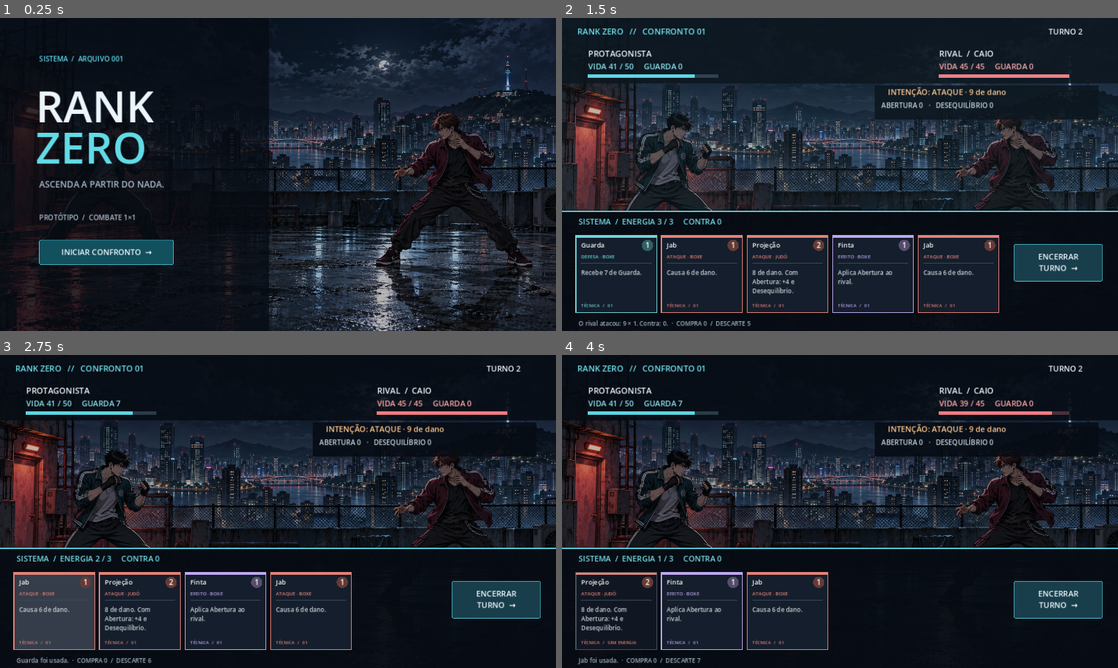
Above: before the commit, frames 1-4 (two rows, left to right).
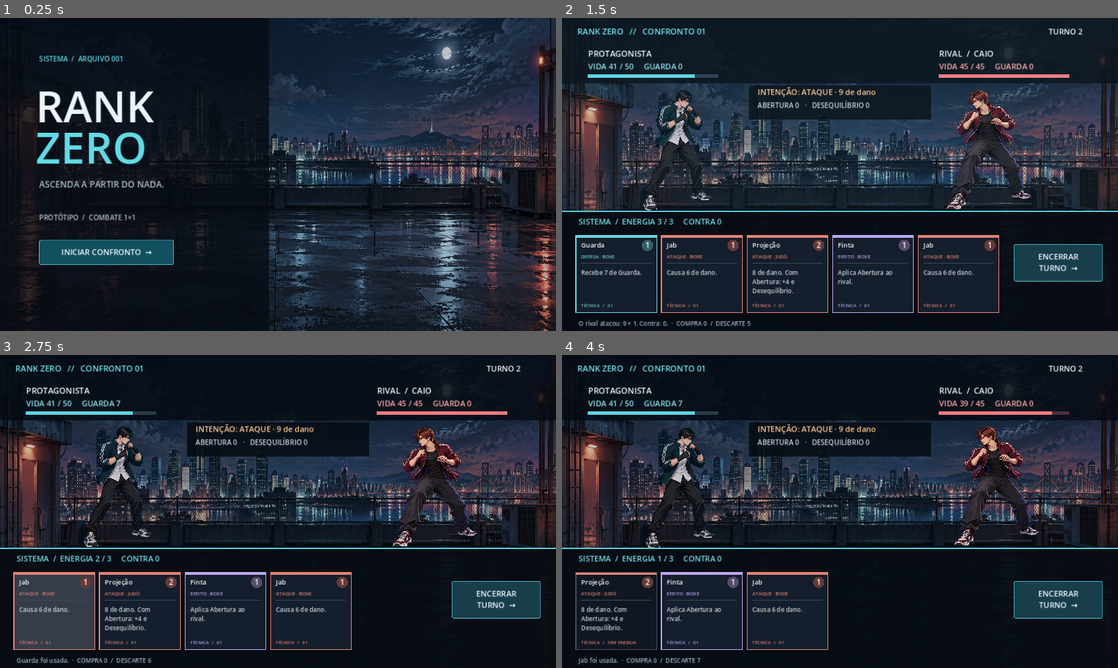
Above: after the commit, the same moments.

Repository: Georlan/rank-zero
Game: Godot game, scene res://scenes/main.tscn
Same seed, same stepped clock (60 frames per second), same inputs: the game is played once before the commit and once after it.
Inputs (mouse positions are in pixels of both pictures, inside the frame that each line leads up to):
- Up to frame 1 (0.25 s): no input
- Up to frame 2 (1.5 s): click "INICIAR CONFRONTO →" at 0.5 s; click "ENCERRAR TURNO →" at 1.25 s
- Up to frame 3 (2.75 s): move the mouse to (55, 611) at 2.02 s; click (55, 611) at 2.17 s
- Up to frame 4 (4 s): click (617, 611) at 2.92 s; click (617, 611) at 3.67 s

The runs differ from the first frame. In frame 1, 26% of the frame differs, in the area x 0-100%, y 0-100%; in frame 2, 22%; in frame 3, 23%; in frame 4, 23%.

Commit message:
Separate fighter artwork and animate combat feedback

Diff:
--- a/scripts/main.gd
+++ b/scripts/main.gd
@@ -2,11 +2,18 @@
 const Combat = preload("res://scripts/combat.gd")
 const Cards = preload("res://data/cards.gd")
 const CardView = preload("res://scripts/card_view.gd")
-const Rooftop = preload("res://assets/art/rooftop_duel.png")
+const Rooftop = preload("res://assets/art/rooftop_empty.png")
+const Hero = preload("res://assets/art/fighter_protagonist.png")
+const Rival = preload("res://assets/art/fighter_caio.png")
 var battle = Combat.new()
 var screen := "title"
 var buttons: Array[Control] = []
 var flash := 0.0
+var hero_shift := 0.0
+var rival_shift := 0.0
+var elapsed := 0.0
+var hero_tween: Tween
+var rival_tween: Tween
 func _ready() -> void:
  set_anchors_and_offsets_preset(Control.PRESET_FULL_RECT)
  _show_title()
@@ -31,7 +38,7 @@
  _button("INICIAR CONFRONTO  →", Vector2(90, 510), Vector2(310, 58), _start, Color("13505d"))
  queue_redraw()
 func _start() -> void:
- battle.start(randi()); screen = "battle"; _refresh()
+ battle.start(randi()); screen = "battle"; hero_shift = 0; rival_shift = 0; _refresh()
 func _refresh() -> void:
  _clear_buttons()
  if battle.result != "":
@@ -49,30 +56,46 @@
   _button("ENCERRAR\nTURNO  →", Vector2(1040, 520), Vector2(205, 86), _end_turn, Color("193e4b"))
  queue_redraw()
 func _play(index: int) -> void:
+ if index < 0 or index >= battle.hand.size(): return
+ var effect: String = Cards.ALL[battle.hand[index]].effect
  if battle.play(index):
+  if effect in ["damage", "throw"]:
+   _move_fighter(true, 35.0)
+   _move_fighter(false, 12.0)
+  elif effect in ["guard", "counter"]:
+   _move_fighter(true, -9.0)
+  else:
+   _move_fighter(true, 14.0)
   _pulse(); _refresh()
 func _end_turn() -> void:
- battle.end_turn(); _pulse(); _refresh()
+ var offensive: bool = battle.intent.get("kind", "") != "guard"
+ battle.end_turn()
+ if offensive:
+  _move_fighter(false, -35.0)
+  _move_fighter(true, -12.0)
+ else:
+  _move_fighter(false, 9.0)
+ _pulse(); _refresh()
+func _move_fighter(hero: bool, distance: float) -> void:
+ # Pure presentation: combat is already resolved and never waits for animation.
+ if hero and is_instance_valid(hero_tween): hero_tween.kill()
+ if not hero and is_instance_valid(rival_tween): rival_tween.kill()
+ var tween = create_tween()
+ if hero: hero_tween = tween
+ else: rival_tween = tween
+ var property = "hero_shift" if hero else "rival_shift"
+ tween.tween_property(self, property, distance, 0.10).set_trans(Tween.TRANS_QUAD).set_ease(Tween.EASE_OUT)
+ tween.tween_property(self, property, 0.0, 0.24).set_trans(Tween.TRANS_QUAD).set_ease(Tween.EASE_OUT)
 func _pulse() -> void:
  flash = 0.55
  var tween = create_tween()
  tween.tween_property(self, "flash", 0.0, 0.3)
  tween.tween_callback(queue_redraw)
-func _process(_delta: float) -> void:
- if flash > 0.0: queue_redraw()
+func _process(delta: float) -> void:
+ elapsed += delta
+ if screen == "battle": queue_redraw()
 func _text(value: String, x: float, y: float, size: int, color: Color = Color("ecf5fa")) -> void:
  draw_string(ThemeDB.fallback_font, Vector2(x,y), value, HORIZONTAL_ALIGNMENT_LEFT, -1, size, color)
-func _fighter(x: float, y: float, rival: bool) -> void:
- var skin = Color("d2a184") if not rival else Color("bc856d")
- var coat = Color("173b50") if not rival else Color("4d2836")
- draw_circle(Vector2(x,y-140), 35, skin)
- draw_colored_polygon(PackedVector2Array([Vector2(x-36,y-155), Vector2(x-23,y-185), Vector2(x+18,y-184), Vector2(x+38,y-151), Vector2(x+10,y-162), Vector2(x-12,y-155)]), Color("141927"))
- draw_colored_polygon(PackedVector2Array([Vector2(x-55,y-100), Vector2(x+48,y-100), Vector2(x+65,y+30), Vector2(x-62,y+30)]), coat)
- draw_line(Vector2(x-42,y-87), Vector2(x-95,y-25), skin, 18)
- draw_line(Vector2(x+38,y-86), Vector2(x+88,y-55), skin, 18)
- draw_circle(Vector2(x-95,y-25), 12, Color("e9e2d5")); draw_circle(Vector2(x+88,y-55), 12, Color("e9e2d5"))
- draw_line(Vector2(x-30,y+25), Vector2(x-43,y+105), Color("151d2b"), 22)
- draw_line(Vector2(x+25,y+25), Vector2(x+42,y+105), Color("151d2b"), 22)
 func _draw() -> void:
  draw_texture_rect(Rooftop, Rect2(0,0,1280,720), false)
  draw_rect(Rect2(0,0,1280,720), Color(0.02,0.04,0.08,0.24))
@@ -84,10 +107,14 @@
   _text("ASCENDA A PARTIR DO NADA.", 90, 390, 20, Color("aabcc9"))
   _text("PROTÓTIPO  /  COMBATE 1×1", 90, 465, 16, Color("aabcc9"))
   return
+ # Independent transparent character layers; subtle idle sway and action offsets.
+ var idle = sin(elapsed * 2.1) * 2.0
+ draw_texture_rect(Hero, Rect2(155 + hero_shift, 163 + idle, 232, 283), false)
+ draw_texture_rect(Rival, Rect2(880 + rival_shift, 163 - idle, 232, 283), false)
  draw_rect(Rect2(0,0,1280,150), Color(0.025,0.045,0.075,0.85))
  draw_rect(Rect2(0,445,1280,275), Color(0.025,0.045,0.075,0.96))
  draw_line(Vector2(0,445), Vector2(1280,445), Color("54c8d6"), 2)
- draw_rect(Rect2(720,155,515,78), Color(0.025,0.045,0.075,0.87))
+ draw_rect(Rect2(430,155,420,78), Color(0.025,0.045,0.075,0.87))
  _text("RANK ZERO   //   CONFRONTO 01", 35, 38, 19, Color("6ee2ed"))
  _text("TURNO %d" % battle.turn, 1120, 38, 18)
  _text("PROTAGONISTA", 60, 89, 19)
@@ -96,8 +123,8 @@
  _text("VIDA %d / 45     GUARDA %d" % [battle.enemy_hp, battle.enemy_guard], 868, 118, 18, Color("ffa5a5"))
  draw_rect(Rect2(60,130,300,7), Color("283b49")); draw_rect(Rect2(60,130,300.0*battle.hp/50,7), Color("5bd6e2"))
  draw_rect(Rect2(868,130,300,7), Color("49303a")); draw_rect(Rect2(868,130,300.0*battle.enemy_hp/45,7), Color("f17b81"))
- _text("INTENÇÃO: " + battle.intent.label, 750, 177, 18, Color("ffc78d"))
- _text("ABERTURA %d   ·   DESEQUILÍBRIO %d" % [battle.opening, battle.off_balance], 735, 207, 16, Color("c7d5df"))
+ _text("INTENÇÃO: " + battle.intent.label, 450, 177, 18, Color("ffc78d"))
+ _text("ABERTURA %d   ·   DESEQUILÍBRIO %d" % [battle.opening, battle.off_balance], 450, 207, 16, Color("c7d5df"))
  _text("SISTEMA  /  ENERGIA %d / 3     CONTRA %d" % [battle.energy, battle.counter], 38, 475, 18, Color("73dce7"))
  _text("%s  ·  COMPRA %d  /  DESCARTE %d" % [battle.log, battle.deck.size(), battle.discard.size()], 38, 708, 14, Color("9db1bf"))
  if flash > 0: draw_rect(Rect2(0,0,1280,440), Color(0.5,0.9,1.0,flash * 0.2))
--- /dev/null
+++ b/tests/presentation_test.gd
@@ -0,0 +1,18 @@
+extends SceneTree
+func _initialize(): call_deferred("run")
+func run():
+ var scene = load("res://scenes/main.tscn").instantiate()
+ root.add_child(scene)
+ await process_frame
+ scene._start()
+ scene.battle.hand = ["jab"]; scene.battle.energy = 3
+ scene._play(0)
+ var resolved = scene.battle.enemy_hp == 39
+ await process_frame
+ var moved = scene.hero_tween.is_running() and scene.rival_tween.is_running()
+ await create_timer(0.45).timeout
+ var returned = abs(scene.hero_shift) < 0.1 and abs(scene.rival_shift) < 0.1
+ print("resolvido=", resolved, " moveu=", moved, " voltou=", returned, " deslocamentos=", scene.hero_shift, ",", scene.rival_shift)
+ var ok = resolved and moved and returned
+ print("APRESENTAÇÃO: ", "OK" if ok else "FALHOU")
+ quit(0 if ok else 1)
Binary file added: assets/art/fighter_caio.png
Not shown, added: assets/art/fighter_caio.png.import
Binary file added: assets/art/fighter_protagonist.png
Not shown, added: assets/art/fighter_protagonist.png.import
Binary file added: assets/art/rooftop_empty.png
Not shown, added: assets/art/rooftop_empty.png.import
Not shown, changed: README.md
Not shown, changed: assets/README.md
Not shown, changed: docs/VISUAL_DIRECTION.md
